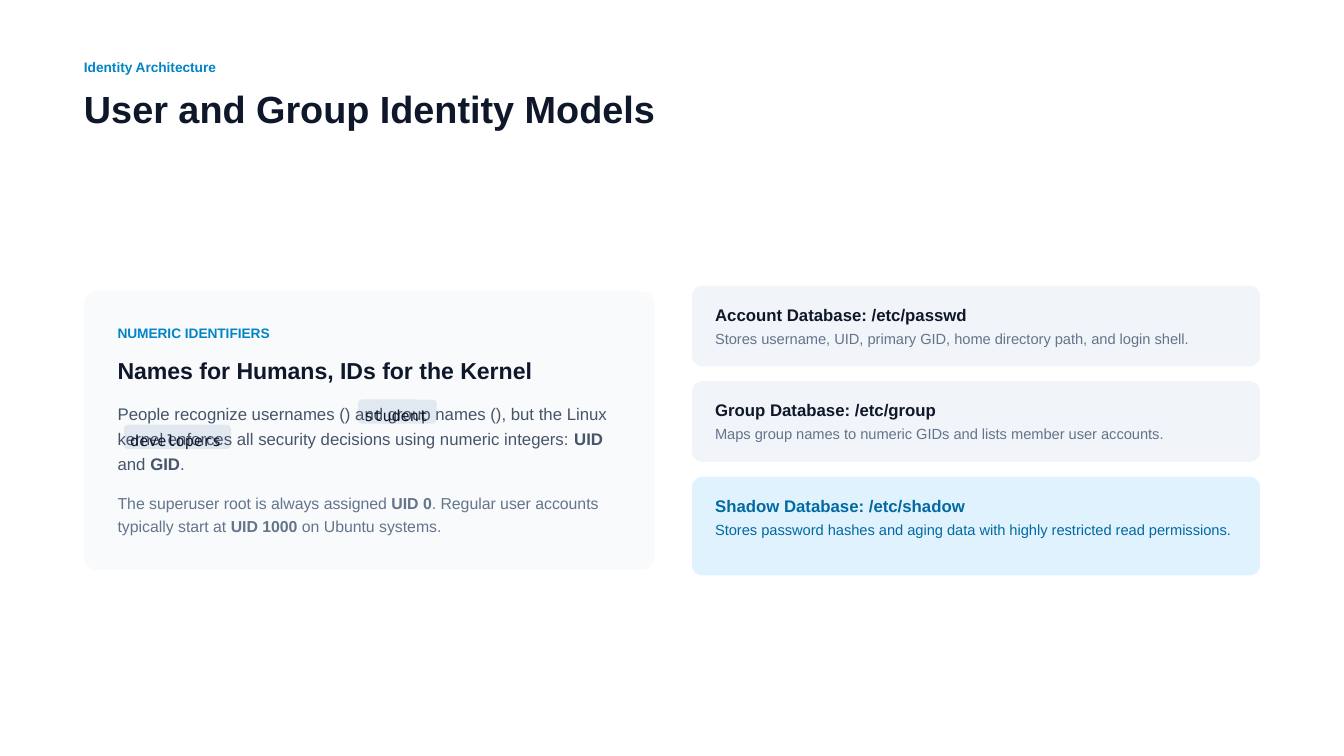
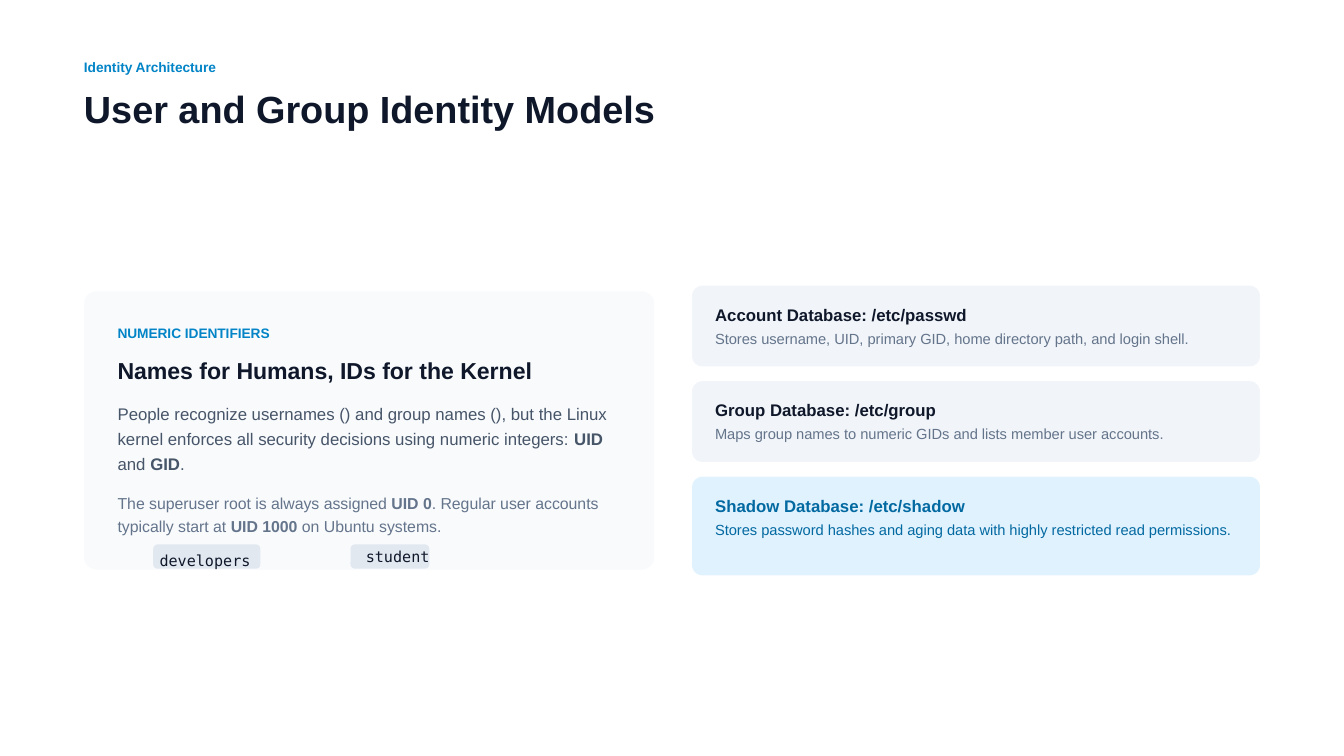
Before and after one commit to flybfree/Linux_Introduction_recovered, a slide deck: slide 3 of Presentation/Lesson 4_ Users, Groups, and Permissions.pptx. Drawn at 1344x756 pixels with LibreOffice and Linux fonts; fonts in the diff are those of the drawing. Boxes give left, top, right and bottom in pixels: in the first picture for what was removed or moved away, otherwise in the second. Text is boxed around its words. In the diff, an @@ line names an element or a change of style, - is before the commit and + after.

```diff
--- a/Presentation/Lesson 4_ Users, Groups, and Permissions.pptx
+++ b/Presentation/Lesson 4_ Users, Groups, and Permissions.pptx
@@ rounded rectangle: place and size @@
-rounded rectangle at box(124, 424, 231, 449)
+rounded rectangle at box(153, 544, 260, 569)
@@ text "developers": place and size @@
-text "developers" at box(130, 433, 221, 449)
+text "developers" at box(160, 554, 251, 569)
@@ rounded rectangle: place and size @@
-rounded rectangle at box(358, 399, 437, 423)
+rounded rectangle at box(351, 544, 430, 569)
@@ text "student" rewrapped from box(364, 408, 428, 424) to box(366, 550, 430, 562) @@
```
Also in this commit, not shown: 8 other slides changed, 7 other files.
